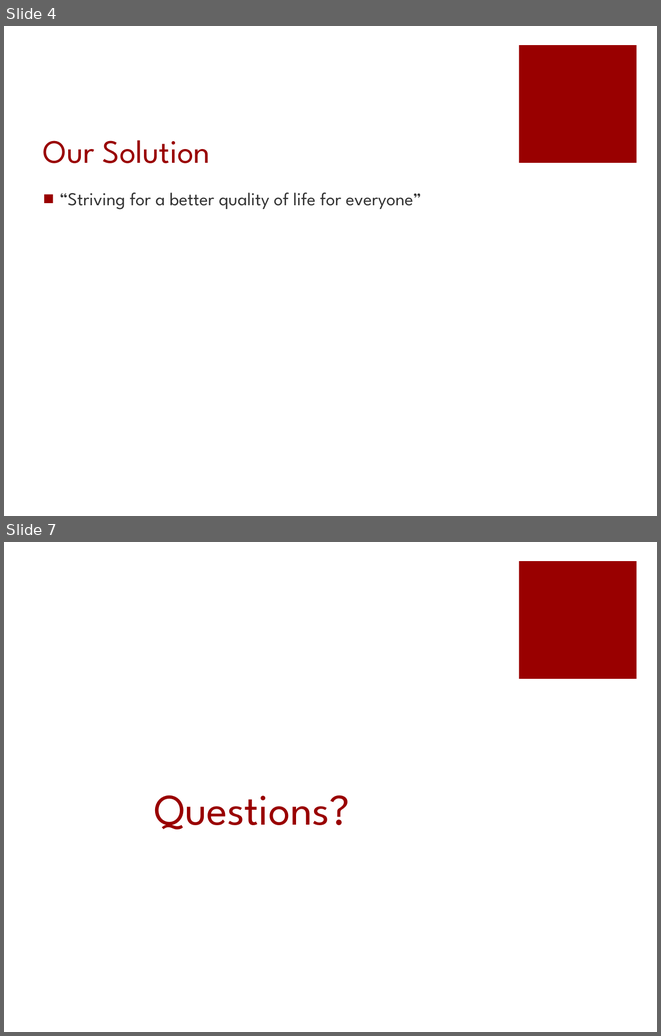
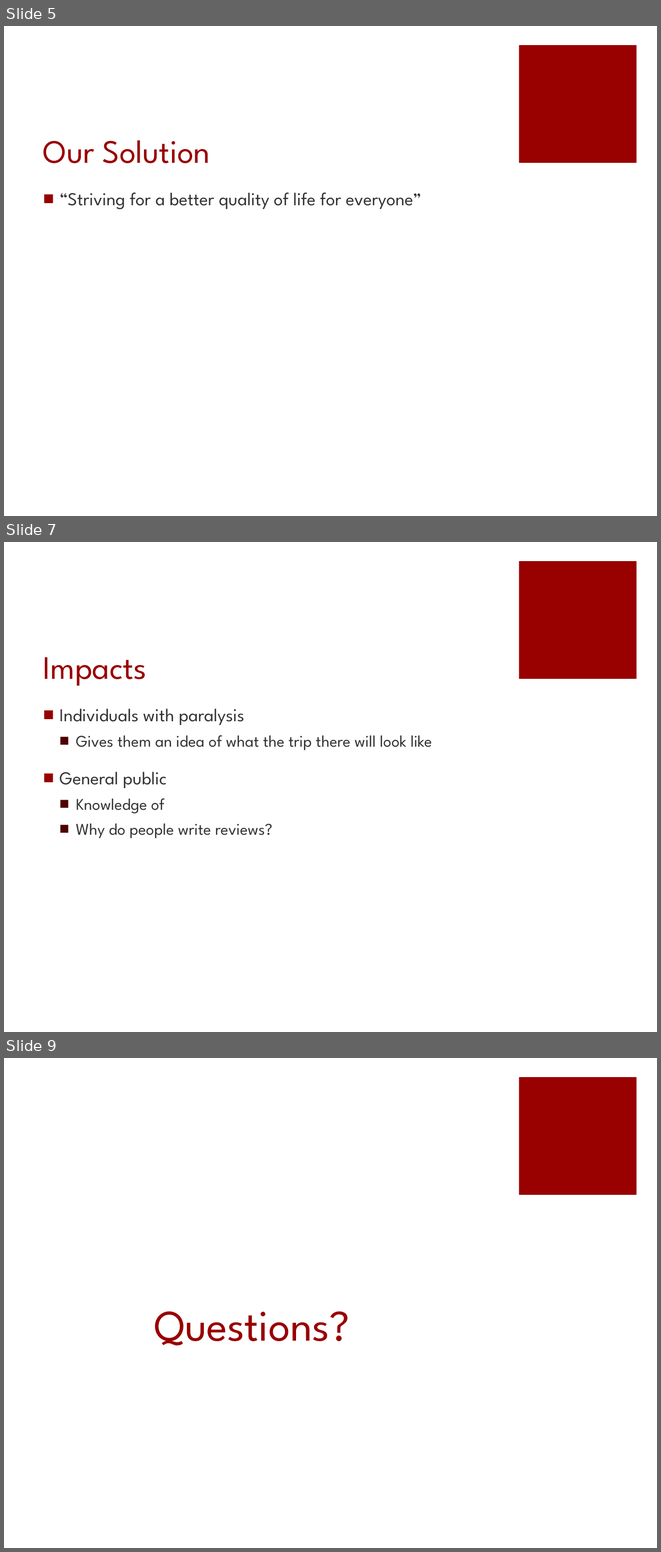
Before and after one commit to Tampa2016/team-3, a slide deck: Team3Presentation.pptx. Shown one above the other, each under a label of ours: slides 4 and 7 before the commit, slides 5, 7 and 9 after it; the slides between them are not shown. The pictures are 661x1036 and 661x1552 pixels, drawn with LibreOffice and Linux fonts; fonts in the diff are those of the drawing. Boxes give left, top, right and bottom in pixels: in the first picture for what was removed or moved away, otherwise in the second. Text is boxed around its words. In the diff, an @@ line names an element or a change of style, - is before the commit and + after.

```diff
--- a/Team3Presentation.pptx
+++ b/Team3Presentation.pptx
@@ slide 7 added at <box>4,542,657,1032</box>, background #FFFFFF; not listed: 1 template element that a slide beside it also shows @@
@@ title added at <box>43,657,147,686</box>, 36 pt, text #990000 @@
+Impacts
@@ text added at <box>60,708,432,838</box>, 18 pt, text #333333 @@
+■ Individuals with paralysis
+  ■ Gives them an idea of what the trip there will look like
+■ General public
+  ■ Knowledge of
+  ■ Why do people write reviews?
@@ what was slide 4 is now slide 5 @@
@@ what was slide 7 is now slide 9 @@
```
Also in this commit, not shown: 3 slides changed, 2 other slides added, 1 slide removed.
